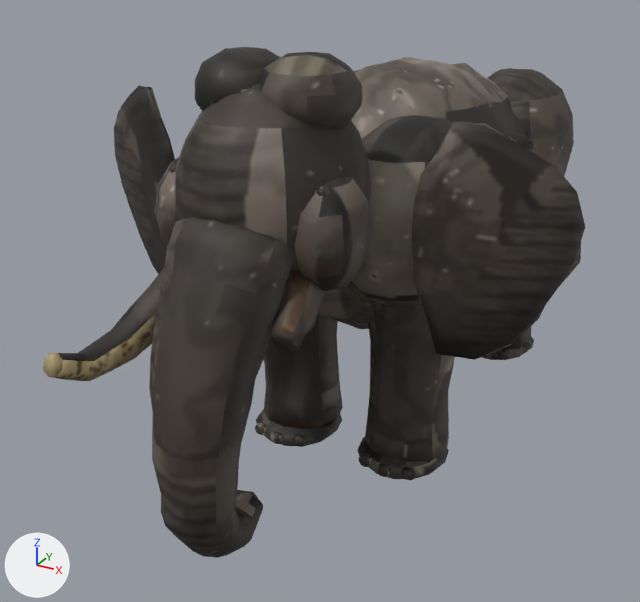
The glTF model Web/public/assets/elephant/elephant.glb: old version first, new version second.
Camera for both pictures: a 50 mm camera at (0.515, -1.213, 0.741) aimed at (-0.083, -0.126, 0.197). The axes (+X, +Y, +Z) are drawn at lower left. The lights are the same throughout. The first picture is the older version. Vertices at exactly the same position are counted once.

Names of what the first picture shows: 'wolf'.
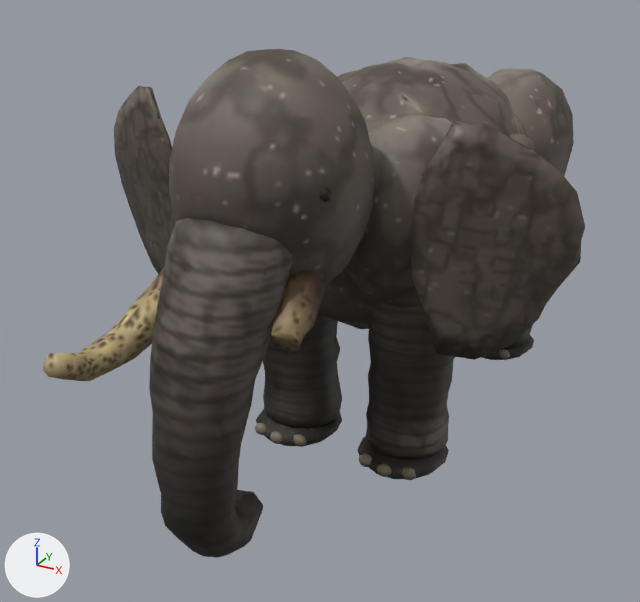
Location of each change, [x1, y1, x2, y2] in pixels of the pictures (640 x 602 px):
'wolf', reshaped: before [43, 47, 585, 558]; after [43, 49, 585, 558]
part 1 of me_geometry_0_002, rebuilt: before [175, 84, 372, 274]; after [169, 49, 375, 287]
part 2 of me_geometry_0_002, deleted: before [259, 52, 362, 129]
part 3 of me_geometry_0_002, deleted: before [195, 47, 281, 111]
part 4 of me_geometry_0_002, deleted: before [154, 157, 179, 248]
part 5 of me_geometry_0_002, deleted: before [294, 177, 372, 291]
part 6 of me_geometry_0_002, reshaped: before [264, 303, 455, 462]; after [263, 303, 455, 460]
part 7 of me_geometry_0_002, surface changed: [56, 57, 585, 555] in both

Edits to the bpy script that builds the scene:
```text
Change me_geometry_0_002:
    used by ob_wolf; location = (0.0, 0.0, 0.0)
    remove me_geometry_0_002.from_pydata(...)  # 3667 vertices, 7146 faces; spans x -0.327..0.327, y -0.656..0.599, z -0.008..0.606
    add me_geometry_0_002.from_pydata(...)  # 4031 vertices, 7890 faces; spans x -0.327..0.327, y -0.656..0.599, z -0.008..0.607
    me_geometry_0_002 part 1: the loose piece of 244 vertices spanning x -0.108..0.109, y -0.505..-0.265, z 0.323..0.578 is rebuilt with 340 vertices and now spans x -0.112..0.112, y -0.51..-0.26, z 0.317..0.607
    me_geometry_0_002 part 2: the loose piece of 74 vertices spanning x -0.016..0.097, y -0.437..-0.314, z 0.515..0.606 is deleted
    me_geometry_0_002 part 3: the loose piece of 74 vertices spanning x -0.096..0.018, y -0.437..-0.313, z 0.514..0.605 is deleted
    me_geometry_0_002 part 4: the loose piece of 52 vertices spanning x -0.129..-0.05, y -0.471..-0.359, z 0.358..0.491 is deleted
    me_geometry_0_002 part 5: the loose piece of 52 vertices spanning x 0.05..0.13, y -0.47..-0.359, z 0.359..0.491 is deleted
    me_geometry_0_002 part 6: 1 vertex moved within x -0.032, y -0.177, z 0.196; 210 vertices removed from x -0.168..0.165, y -0.257..-0.106, z 0.028..0.362; 470 vertices added at x -0.167..0.169, y -0.258..-0.105, z 0.028..0.362
    me_geometry_0_002 part 7: 5165 kept faces spanning x -0.327..0.327, y -0.656..0.599, z -0.003..0.548 get new texture (UV) coordinates
    other edits to the shape of me_geometry_0_002 do not show in these pictures
```
